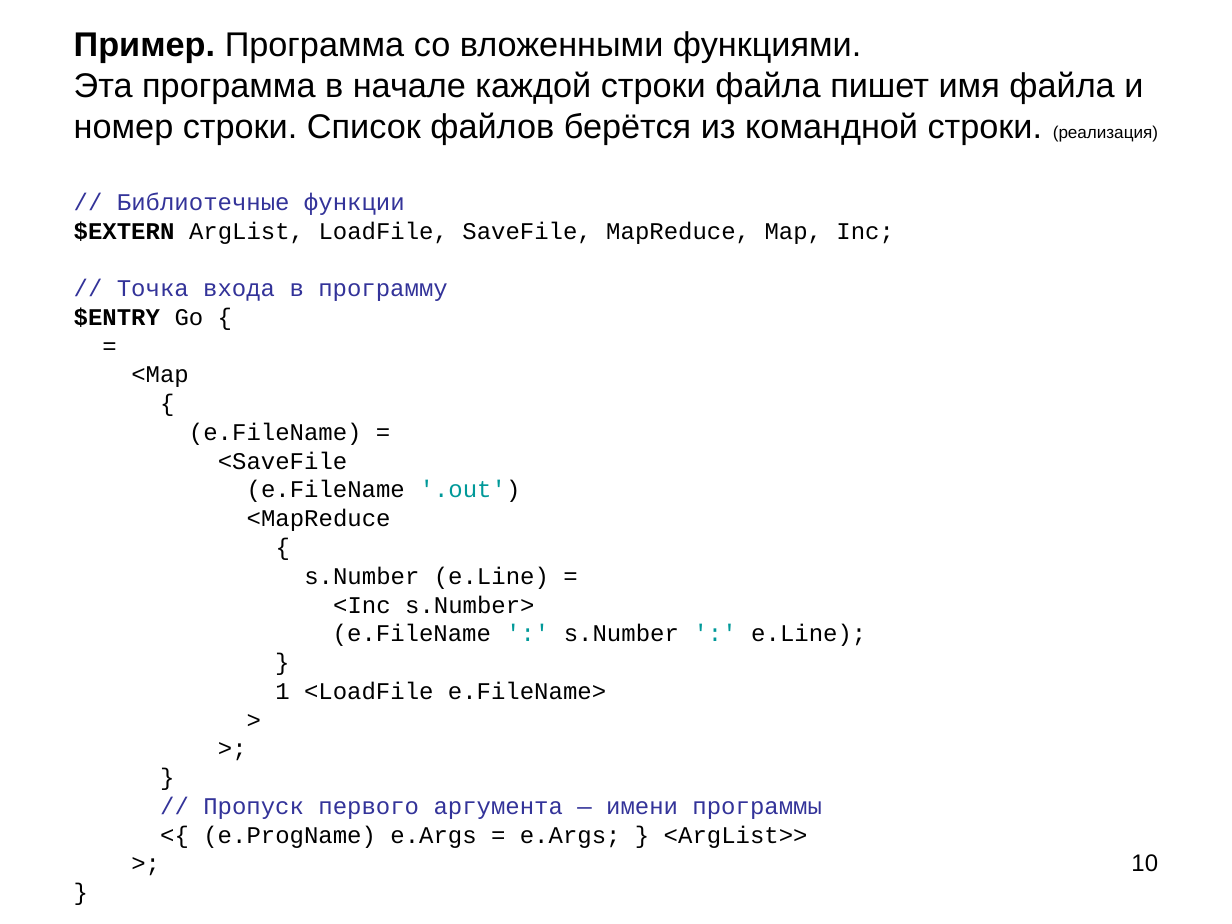
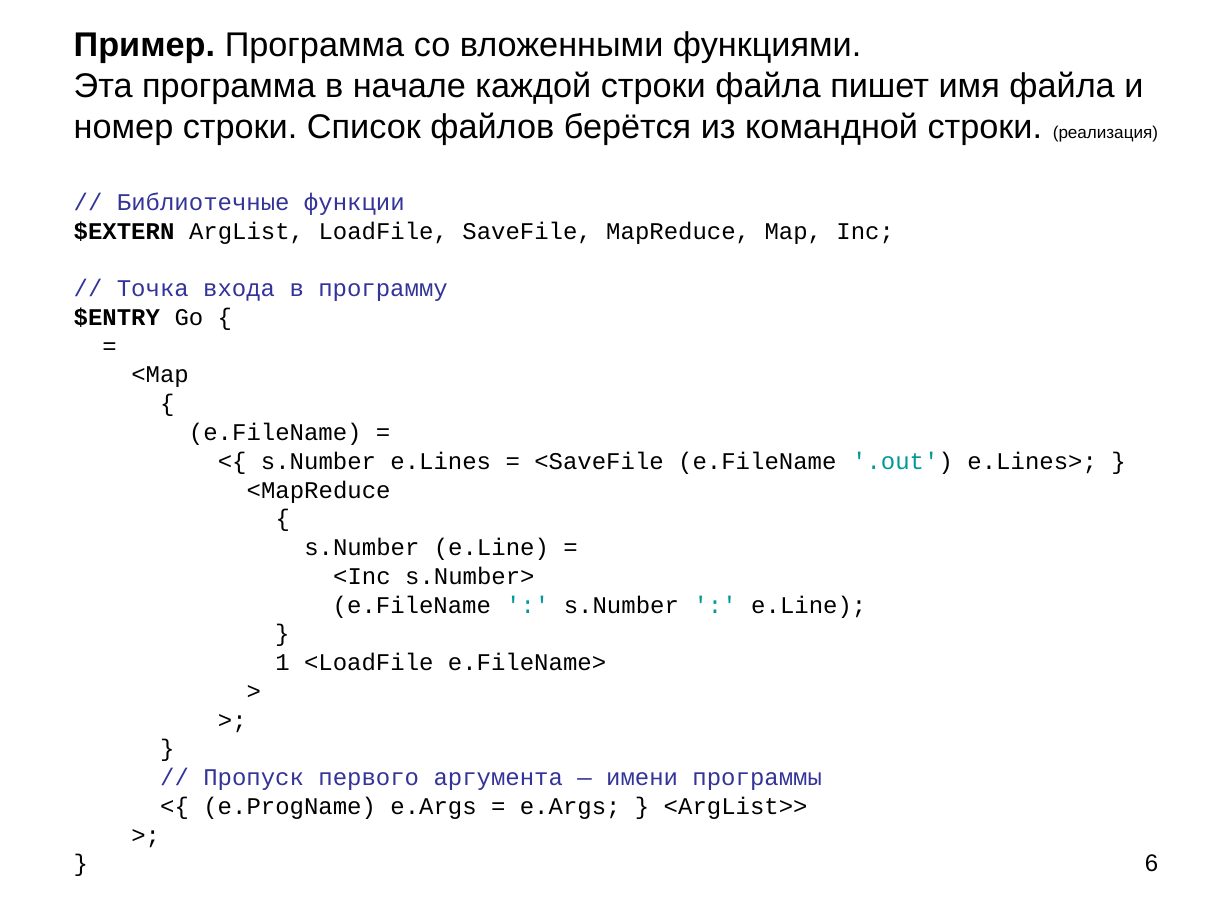
Before and after one commit to Mazdaywik/Refal-05, a slide deck: slide 6 of doc/Компилятор Простого Рефала.ppt (slide 10 before the commit). Drawn at 1232x924 pixels with LibreOffice and Linux fonts; fonts in the diff are those of the drawing. Boxes give left, top, right and bottom in pixels: in the first picture for what was removed or moved away, otherwise in the second. Text is boxed around its words. In the diff, an @@ line names an element or a change of style, - is before the commit and + after.

```diff
--- a/doc/Компилятор Простого Рефала.ppt
+++ b/doc/Компилятор Простого Рефала.ppt
@@ title at <box>74,31,1158,819</box>: text changed @@
-Пример. Программа со вложенными функциями.
-Эта программа в начале каждой строки файла пишет имя файла и номер строки. Список файлов берётся из командной строки. (реализация)
-// Библиотечные функции
-$EXTERN ArgList, LoadFile, SaveFile, MapReduce, Map, Inc;
-// Точка входа в программу
-$ENTRY Go {
-=
-<Map
-{
-(e.FileName) =
-<SaveFile
-(e.FileName '.out')
-<MapReduce
-{
-s.Number (e.Line) =
-<Inc s.Number>
-(e.FileName ':' s.Number ':' e.Line);
-}
-1 <LoadFile e.FileName>
->
->;
-}
-// Пропуск первого аргумента — имени программы
-<{ (e.ProgName) e.Args = e.Args; } <ArgList>>
->;
-}
+Пример. Программа со вложенными функциями.
+Эта программа в начале каждой строки файла пишет имя файла и номер строки. Список файлов берётся из командной строки. (реализация)
+// Библиотечные функции
+$EXTERN ArgList, LoadFile, SaveFile, MapReduce, Map, Inc;
+// Точка входа в программу
+$ENTRY Go {
+=
+<Map
+{
+(e.FileName) =
+<{ s.Number e.Lines = <SaveFile (e.FileName '.out') e.Lines>; }
+<MapReduce
+{
+s.Number (e.Line) =
+<Inc s.Number>
+(e.FileName ':' s.Number ':' e.Line);
+}
+1 <LoadFile e.FileName>
+>
+>;
+}
+// Пропуск первого аргумента — имени программы
+<{ (e.ProgName) e.Args = e.Args; } <ArgList>>
+>;
+}
@@ page number at <box>1145,854,1158,872</box>: text changed @@
-10
+6
```
Also in this commit, not shown: 8 other slides changed, 7 slides added, 3 slides removed, 6 other files.
